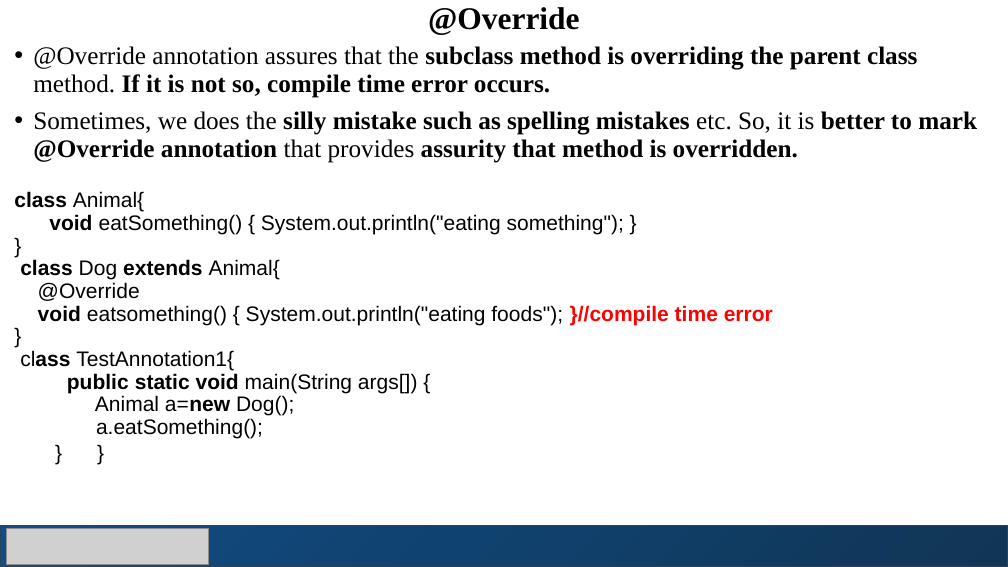
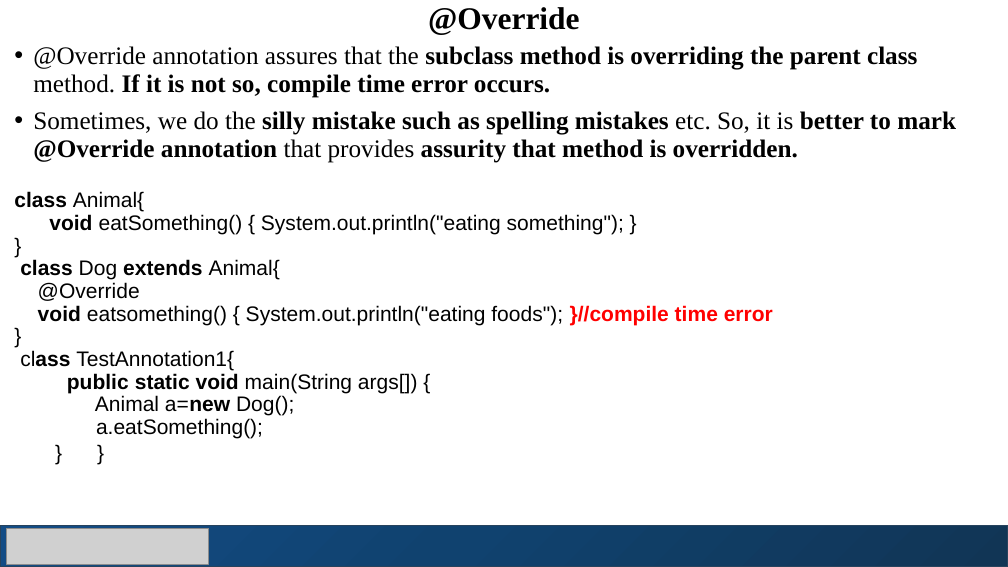
Before and after one commit to suniljeevan/Scalable-Application-Development-using-Java, a slide deck: slide 6 of COURSE MATERIALS/Module4 _CSE2503.pptx. Drawn at 1008x567 pixels with LibreOffice and Linux fonts; fonts in the diff are those of the drawing; grey boxes stand for pictures. Boxes give left, top, right and bottom in pixels: in the first picture for what was removed or moved away, otherwise in the second. Text is boxed around its words. In the diff, an @@ line names an element or a change of style, - is before the commit and + after.

```diff
--- a/COURSE MATERIALS/Module4 _CSE2503.pptx
+++ b/COURSE MATERIALS/Module4 _CSE2503.pptx
@@ text at box(33, 111, 956, 163): text changed @@
-• Sometimes, we does the silly mistake such as spelling mistakes etc. So, it is better to mark @Override annotation that provides assurity that method is overridden.
+• Sometimes, we do the silly mistake such as spelling mistakes etc. So, it is better to mark @Override annotation that provides assurity that method is overridden.
```
Also in this commit, not shown: 1 slide added, 2 other files.
